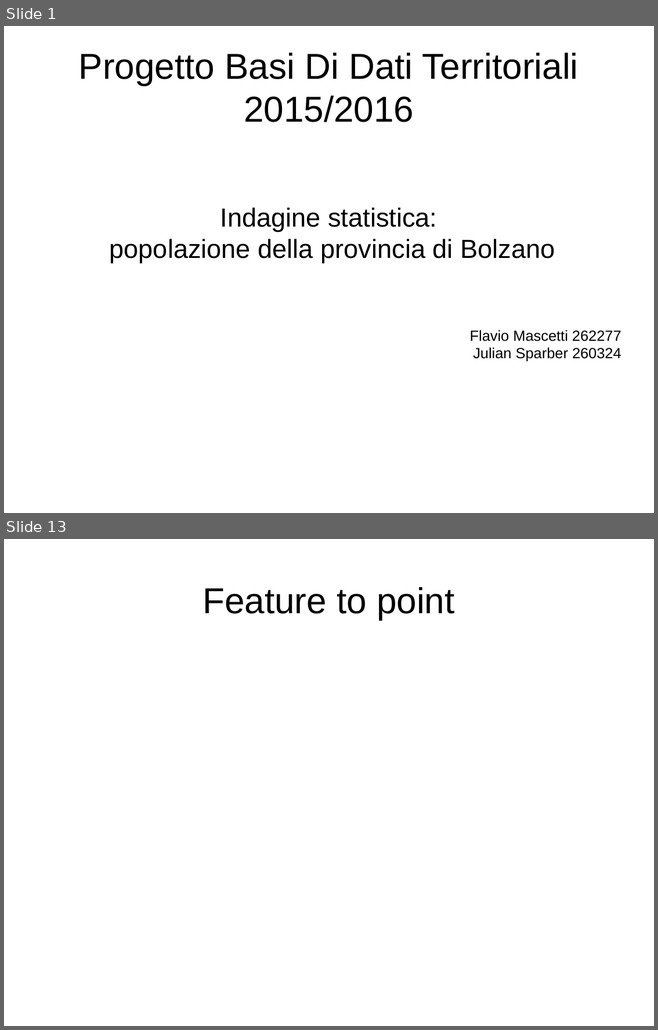
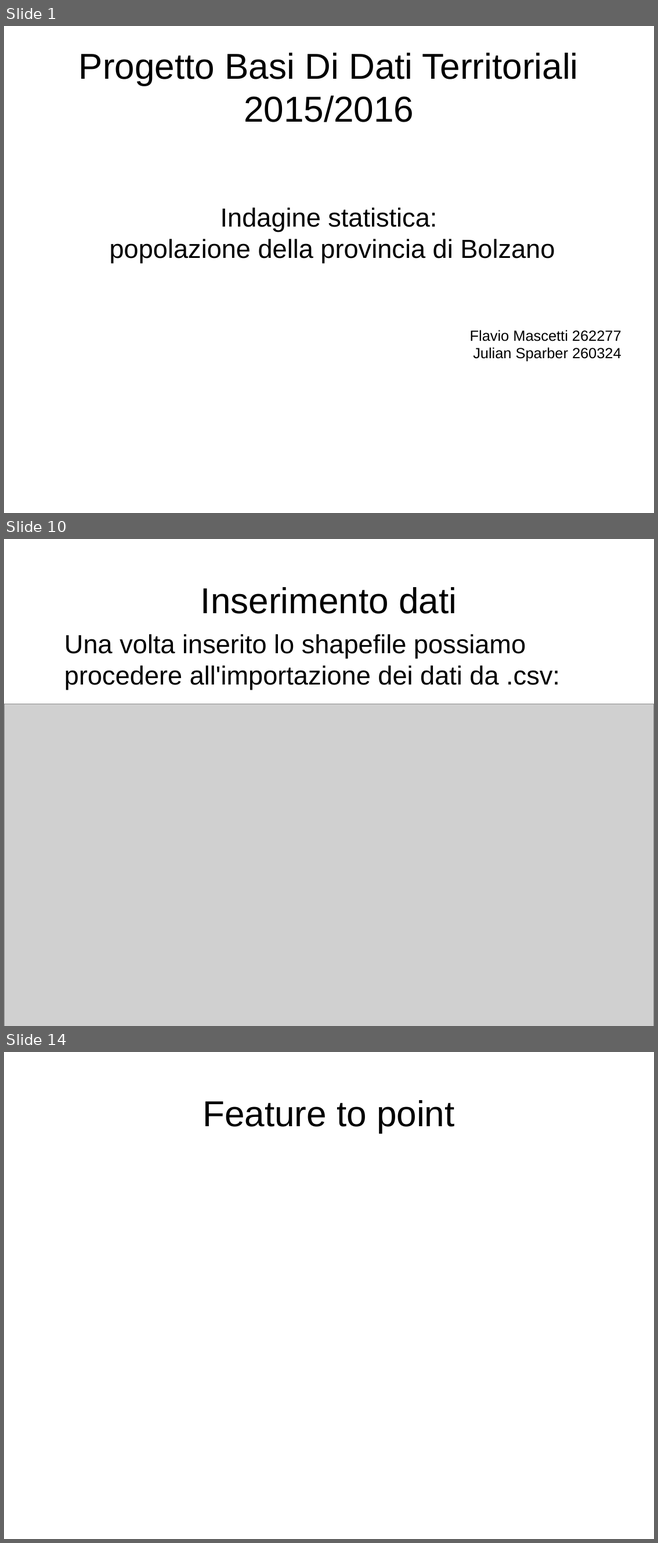
Before and after one commit to MascioSpam/esame_bdt, a slide deck: relazione.odp. Shown one above the other, each under a label of ours: slides 1 and 13 before the commit, slides 1, 10 and 14 after it; the slides between them are not shown. The pictures are 658x1030 and 658x1543 pixels, drawn with LibreOffice and Linux fonts; fonts in the diff are those of the drawing; grey boxes stand for pictures. Boxes give left, top, right and bottom in pixels: in the first picture for what was removed or moved away, otherwise in the second. Text is boxed around its words. In the diff, an @@ line names an element or a change of style, - is before the commit and + after.

```diff
--- a/relazione.odp
+++ b/relazione.odp
@@ slide 10 added at (4, 539, 654, 1026), background #FFFFFF @@
@@ title added at (201, 587, 456, 614), 44 pt, text #000000 @@
+Inserimento dati
@@ text added at (64, 634, 560, 690), 32 pt, text #000000 @@
+Una volta inserito lo shapefile possiamo procedere all'importazione dei dati da .csv:
@@ picture added at (4, 704, 654, 1026) @@
@@ what was slide 13 is now slide 14 @@
```
Also in this commit, not shown: 7 slides changed, 4 other slides added, 4 slides removed, 1 other file.
